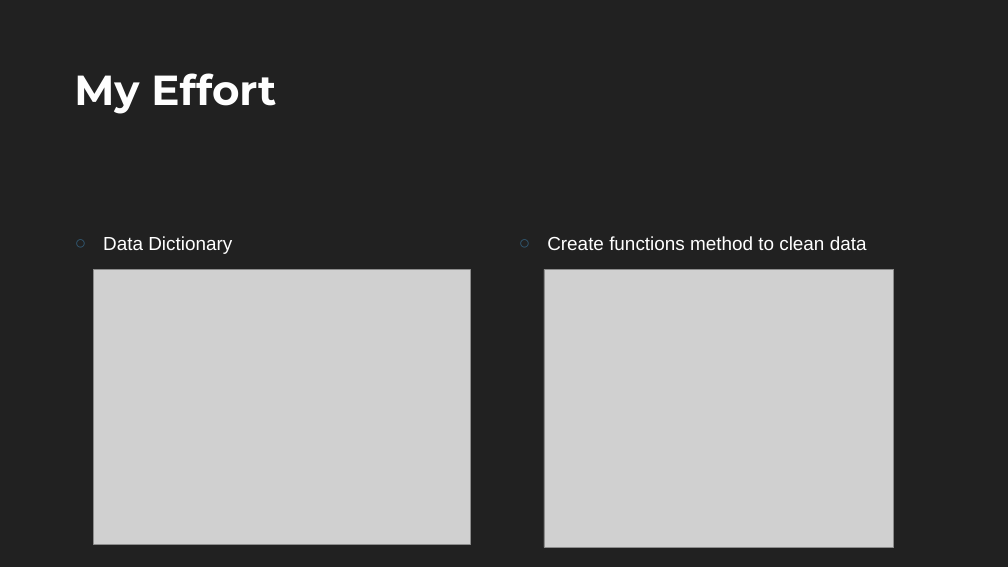
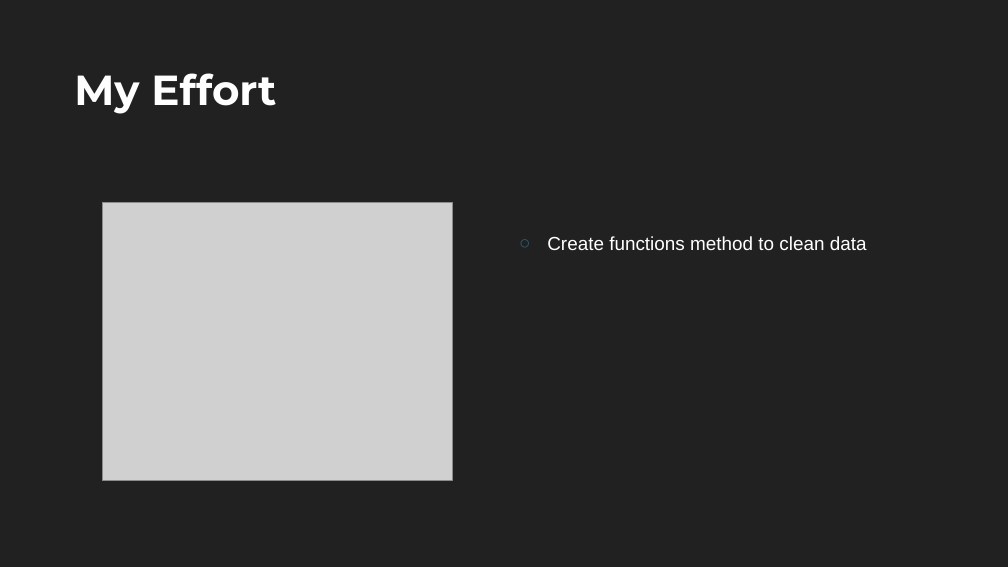
Before and after one commit to sealbamboo/DSme, a slide deck: slide 4 of Pro2/Project 2-Presentation.pptx (slide 3 before the commit). Drawn at 1008x567 pixels with LibreOffice and Linux fonts; fonts in the diff are those of the drawing; grey boxes stand for pictures; background and template pictures are left out. Boxes give left, top, right and bottom in pixels: in the first picture for what was removed or moved away, otherwise in the second. Text is boxed around its words. In the diff, an @@ line names an element or a change of style, - is before the commit and + after.

```diff
--- a/Pro2/Project 2-Presentation.pptx
+++ b/Pro2/Project 2-Presentation.pptx
@@ picture: place and size @@
-picture at (544, 269, 894, 547)
+picture at (103, 203, 453, 481)
@@ text removed at (103, 236, 232, 254) @@
-○ Data Dictionary
@@ picture removed at (94, 269, 470, 544) @@
```
Also in this commit, not shown: 1 other slide changed, 1 slide added, 9 other files.
